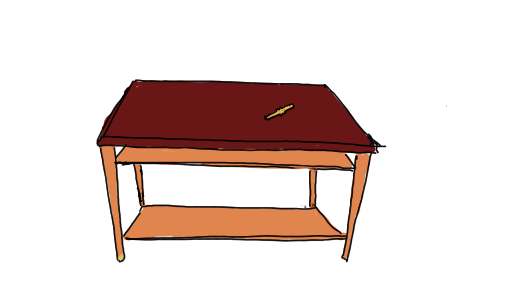
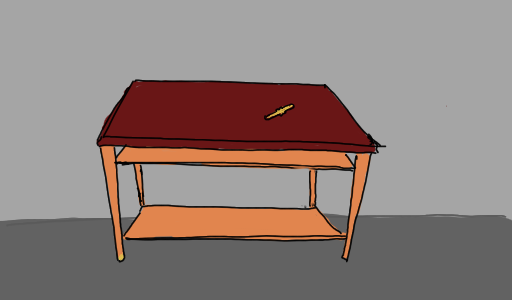
Comparing the layer stacks of the two 512 x 300 images. Changes:
painted on "Malebene 1" over box(64, 0, 512, 300)
painted on "Background" over box(0, 0, 512, 300)
